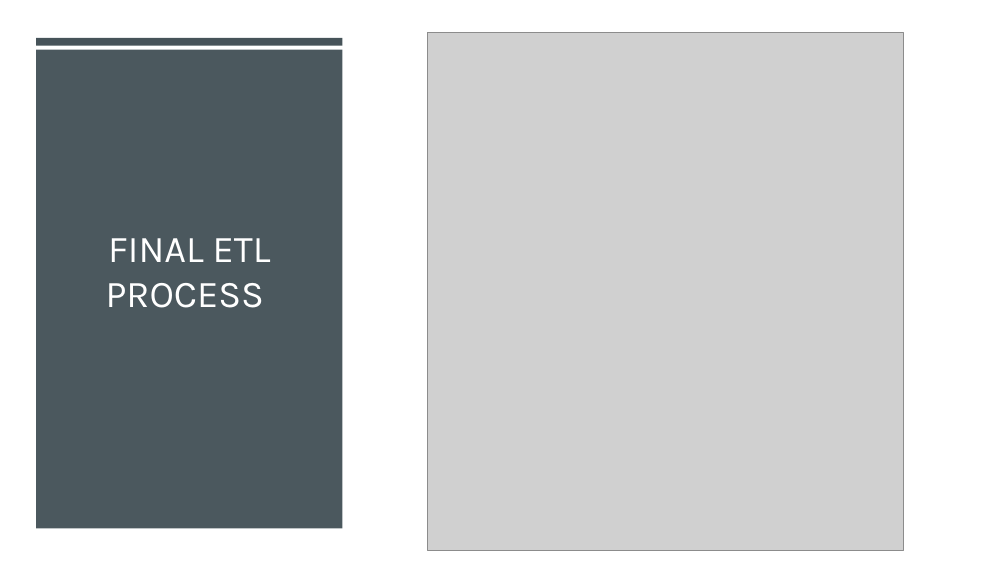
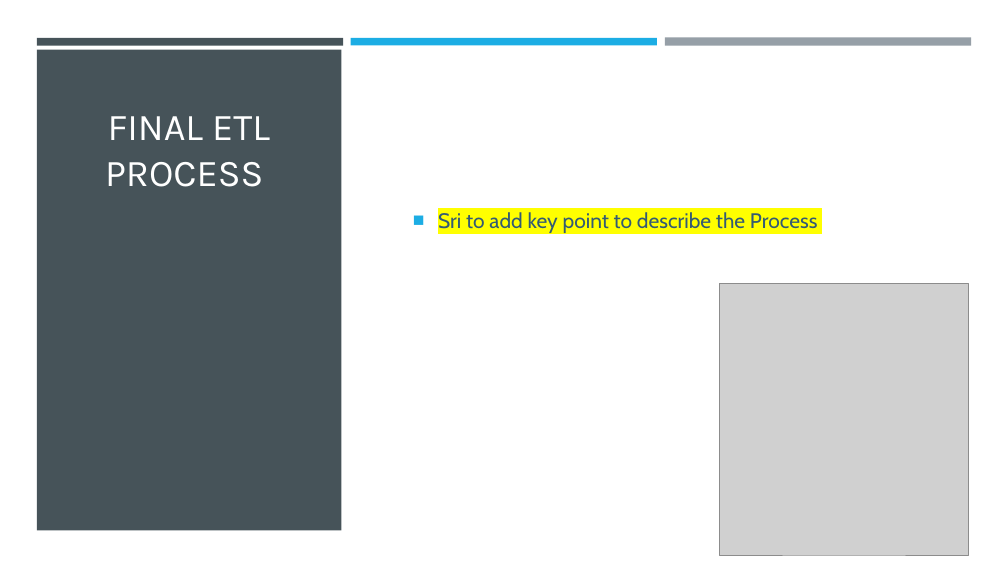
Before and after one commit to srthirum1/Final_Group_Project, a slide deck: slide 5 of Final_Project/CA Housing Prices Analysis.pptx (slide 6 before the commit). Drawn at 1008x567 pixels with LibreOffice and Linux fonts; fonts in the diff are those of the drawing; grey boxes stand for pictures. Boxes give left, top, right and bottom in pixels: in the first picture for what was removed or moved away, otherwise in the second. Text is boxed around its words. In the diff, an @@ line names an element or a change of style, - is before the commit and + after.

```diff
--- a/Final_Project/CA Housing Prices Analysis.pptx
+++ b/Final_Project/CA Housing Prices Analysis.pptx
@@ rectangle removed at (0, 0, 1008, 567) @@
@@ rectangle removed at (36, 50, 343, 529) @@
@@ rectangle added at (37, 50, 342, 531), fill #465359 @@
@@ rectangle added at (351, 38, 657, 45), fill #1CADE4 @@
@@ rectangle added at (665, 38, 971, 46), fill #969FA7 @@
@@ title "FINAL ETL PROCESS": place and size @@
-title "FINAL ETL PROCESS" at (106, 238, 271, 308)
+title "FINAL ETL PROCESS" at (105, 116, 270, 187)
@@ text added at (438, 212, 818, 233), 20 pt, text #335B74 @@
+■ Sri to add key point to describe the Process
@@ picture: place and size @@
-picture at (428, 33, 904, 551)
+picture at (720, 284, 969, 555)
```
Also in this commit, not shown: 7 other slides changed, 2 slides added, 1 slide removed, 1 other file.
